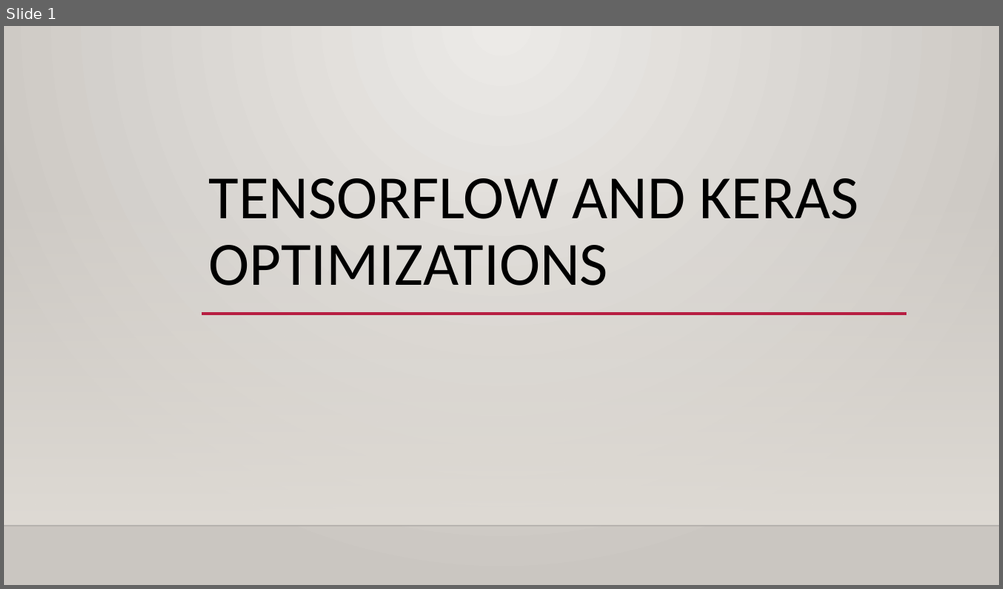
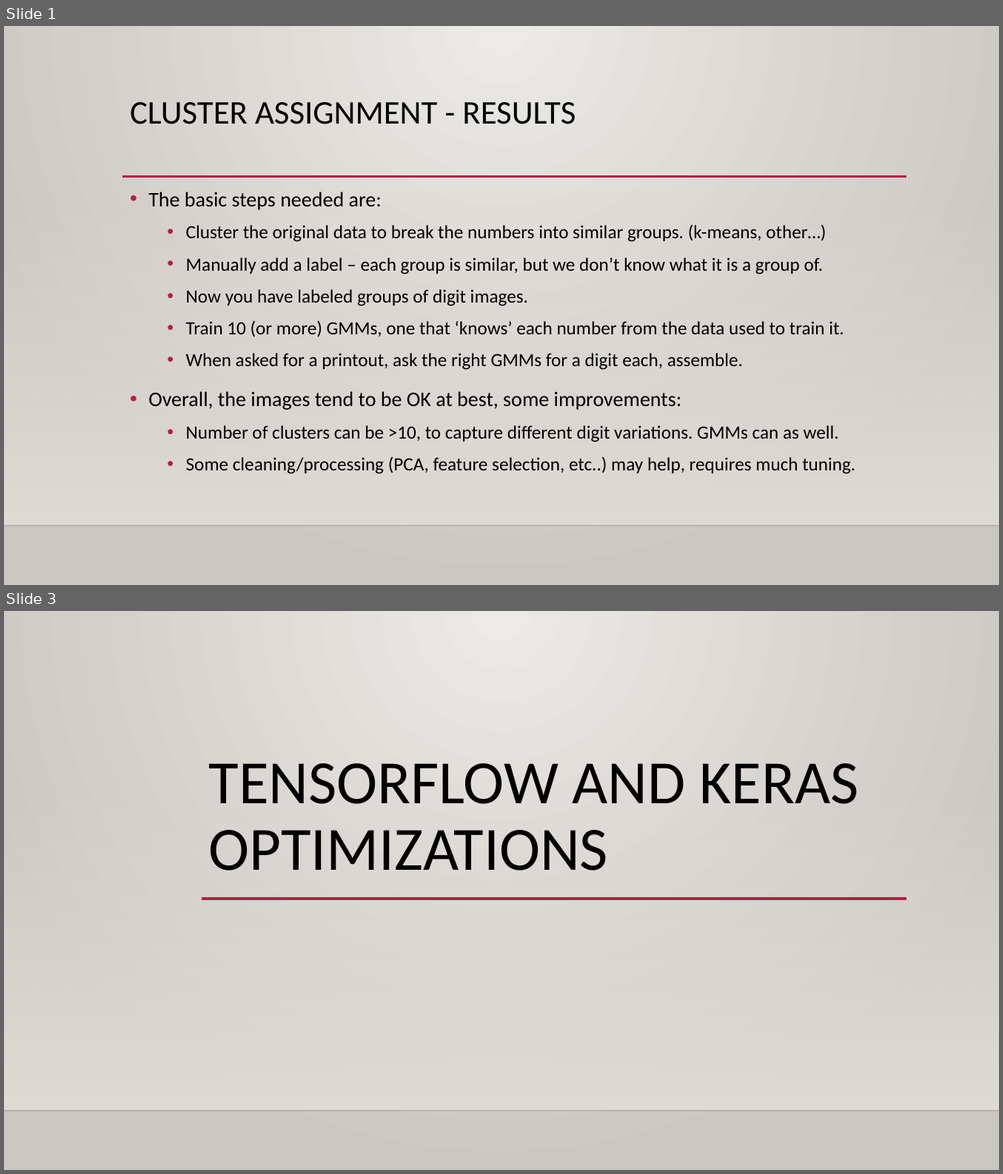
Before and after one commit to calvint13/Intro_to_Machine_Learning_Student_Workbooks, a slide deck: reference_content/Slides/tensorflow_optimization.pptx. Shown one above the other, each under a label of ours: slide 1 before the commit, slides 1 and 3 after it; the slides between them are not shown. The pictures are 1003x589 and 1003x1174 pixels, drawn with LibreOffice and Linux fonts; fonts in the diff are those of the drawing; background and template pictures are left out. Boxes give left, top, right and bottom in pixels: in the first picture for what was removed or moved away, otherwise in the second. Text is boxed around its words. In the diff, an @@ line names an element or a change of style, - is before the commit and + after.

```diff
--- a/reference_content/Slides/tensorflow_optimization.pptx
+++ b/reference_content/Slides/tensorflow_optimization.pptx
@@ slide 1 added at [4, 26, 999, 585], background gradient #ECEAE7 to #CAC7C1; not listed: 2 template elements that a slide beside it also shows @@
@@ title added at [130, 102, 575, 124], 32 pt, text #000000 @@
+CLUSTER ASSIGNMENT - RESULTS
@@ line added from (122, 177) to (907, 177), #B71E42 2.5 pt @@
@@ text added at [148, 192, 855, 474], 18 pt, text #000000 @@
+• The basic steps needed are:
+  • Cluster the original data to break the numbers into similar groups. (k-means, other…)
+  • Manually add a label – each group is similar, but we don’t know what it is a group of.
+  • Now you have labeled groups of digit images.
+  • Train 10 (or more) GMMs, one that ‘knows’ each number from the data used to train it.
+  • When asked for a printout, ask the right GMMs for a digit each, assemble.
+• Overall, the images tend to be OK at best, some improvements:
+  • Number of clusters can be >10, to capture different digit variations. GMMs can as well.
+  • Some cleaning/processing (PCA, feature selection, etc..) may help, requires much tuning.
@@ what was slide 1 is now slide 3 @@
```
Also in this commit, not shown: 1 slide changed, 5 other slides added, 5 other files.
